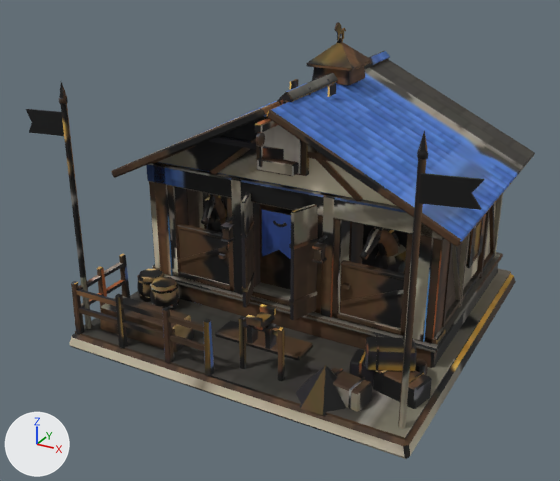
The glTF model public/models/stable.glb: old version first, new version second.
Rendered twice from a 50 mm lens placed at (6.65, -13.41, 8.28), pointed at (-0.33, -0.72, 1.93). The axes (+X, +Y, +Z) are drawn at lower left. The lights are the same throughout. The older version comes first. Where no turn or scale is listed for an object, it has been applied to the vertices. Vertices at exactly the same position are counted once.

The first picture shows 'Anim_Banners', 'Static_Mesh'.
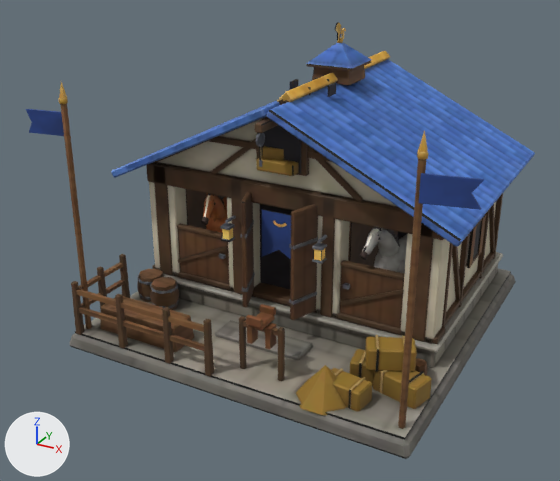
What changed in the scene script:
```text
Change me_anim_banners:
    where me_anim_banners.from_pydata(...)  # 30 vertices, 48 faces; spans x -4.23..4.23, y -3.37..-1.28, z 1.8..4.75
    used by ob_anim_banners; location = (0.0, 0.0, 0.0)
    me_anim_banners part 1: texture (UV) coordinates of 48 of 48 faces, centred in x -4.18..4.18, y -3.34..-1.28, z 1.88..4.75, changed; they spanned u 0.72..0.91, v 0.04..0.84 and now span u 0.06..0.85, v 0.05..0.9
Change me_static_mesh:
    used by ob_static_mesh; location = (0.0, 0.0, 0.0)
    remove me_static_mesh.from_pydata(...)  # 3400 vertices, 5900 faces; spans x -3.66..3.66, y -3.63..3.65, z 0.0..6.05
    add me_static_mesh.from_pydata(...)  # 3768 vertices, 6596 faces; spans x -3.66..3.66, y -3.63..3.65, z 0.0..6.05
    me_static_mesh part 2: the loose piece of 8 vertices spanning x -2.61..-1.15, y -0.25..-0.15, z 0.8..3.3 is moved by (0.0, 2.0, 0.0)
    me_static_mesh part 3: the loose piece of 8 vertices spanning x 1.15..2.61, y -0.25..-0.15, z 0.8..3.3 is moved by (0.0, 2.0, 0.0)
    me_static_mesh part 4: 53 vertices moved from x -2.59..2.59, y -0.83..0.02, z 0.8..3.3 to x -2.59..2.59, y -0.85..0.86, z 0.8..3.3; 53 vertices removed from x -2.59..2.59, y -0.19..0.02, z 0.8..3.3; 125 vertices added at x -2.59..2.59, y -0.11..1.85, z 0.8..3.3
    me_static_mesh part 5: 5697 kept faces spanning x -3.66..3.66, y -3.63..3.65, z 0.0..6.05 get new texture (UV) coordinates
    other edits to the shape of me_static_mesh do not show in these pictures
```

Where the change shows, as pixel boxes (x1, y1, x2, y2) in the pictures (560 x 481 px; the box of a moved part takes in the faces that stretch with it):
part 1 of me_anim_banners, surface changed: (26, 109, 485, 259) in both
part 2 of me_static_mesh, moved or reshaped (not visible afterwards): before (203, 193, 227, 229)
part 3 of me_static_mesh, moved or reshaped (mostly hidden afterwards): before (362, 225, 407, 267); after (397, 231, 407, 239)
part 4 of me_static_mesh, moved or reshaped (mostly hidden): before (186, 189, 406, 264); after (186, 189, 407, 267)
part 5 of me_static_mesh, surface changed: (59, 22, 535, 459) in both
